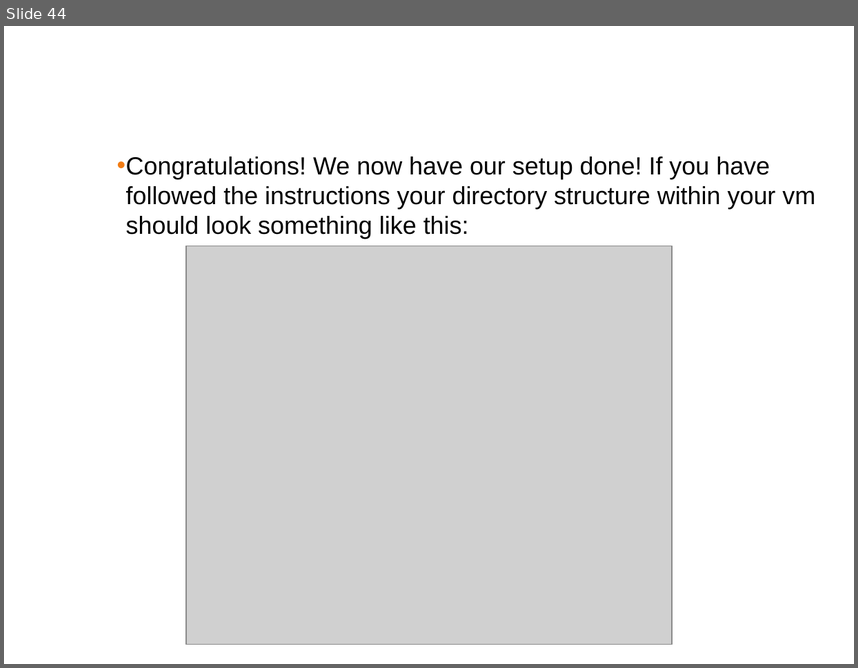
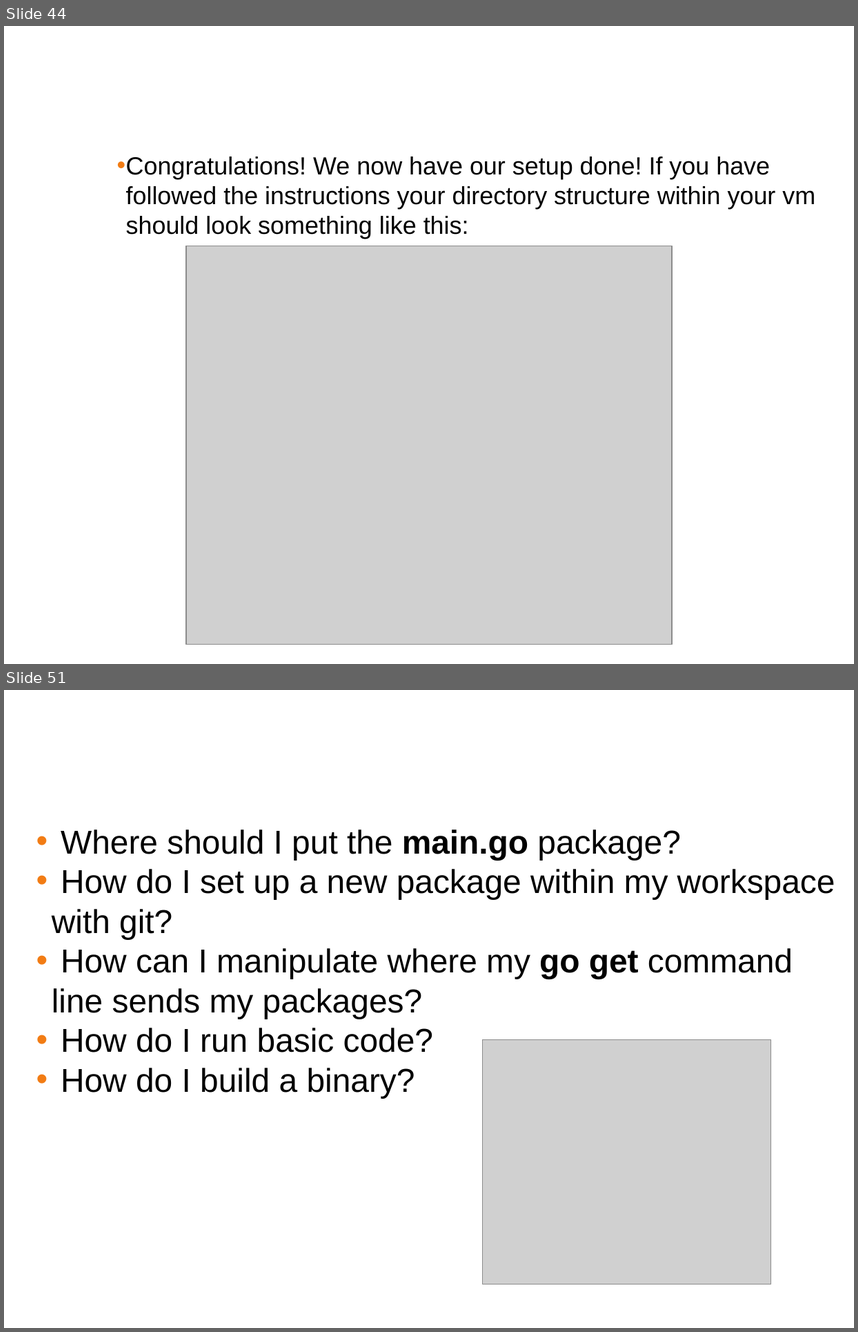
Before and after one commit to ferninphilly/golang_vmware, a slide deck: Module_One/presentations/module_1_presentation.pptx. Shown one above the other, each under a label of ours: slide 44 before the commit, slides 44 and 51 after it; the slides between them are not shown. The pictures are 858x668 and 858x1332 pixels, drawn with LibreOffice and Linux fonts; fonts in the diff are those of the drawing; grey boxes stand for pictures; background and template pictures are left out. Boxes give left, top, right and bottom in pixels: in the first picture for what was removed or moved away, otherwise in the second. Text is boxed around its words. In the diff, an @@ line names an element or a change of style, - is before the commit and + after.

```diff
--- a/Module_One/presentations/module_1_presentation.pptx
+++ b/Module_One/presentations/module_1_presentation.pptx
@@ slide 51 added at (4,690,854,1328), background #FFFFFF @@
@@ title added at (11,704,846,767), 38 pt, text #FFFFFF @@
+QUIZ
@@ text added at (52,829,835,1098), 28 pt, text #000000 @@
+• Where should I put the main.go package?
+• How do I set up a new package within my workspace with git?
+• How can I manipulate where my go get command line sends my packages?
+• How do I run basic code?
+• How do I build a binary?
@@ picture added at (483,1039,771,1284) @@
```
Also in this commit, not shown: 6 other slides added, 1 slide removed, 3 other files.
